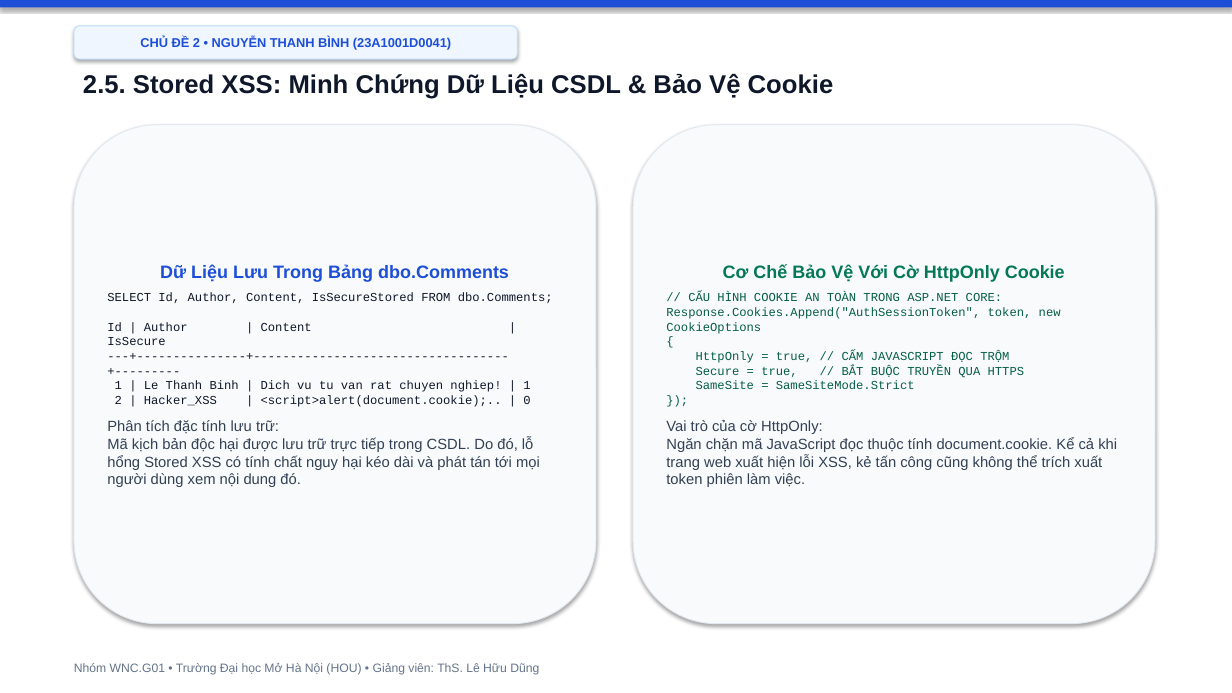
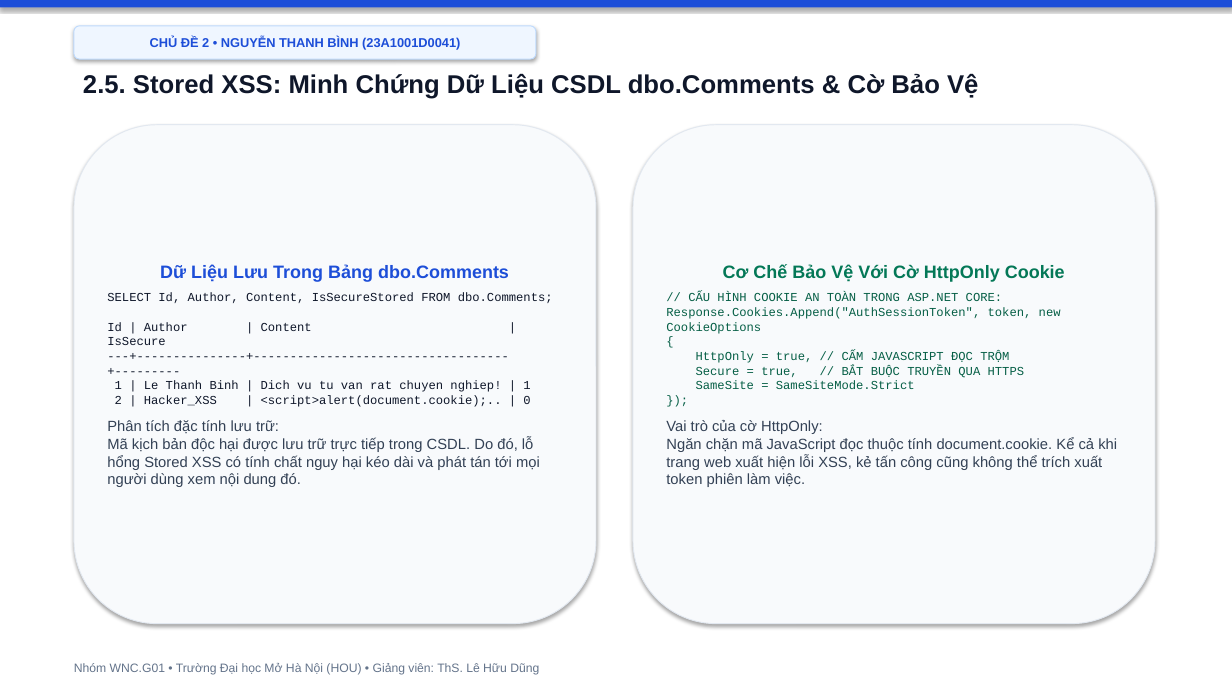
Before and after one commit to hocjsoo/OWASP_Demo, a slide deck: slide 12 of Slide_OWASP_Top3_Nhom_WNC_G01.pptx. Drawn at 1232x693 pixels with LibreOffice and Linux fonts; fonts in the diff are those of the drawing. Boxes give left, top, right and bottom in pixels: in the first picture for what was removed or moved away, otherwise in the second. Text is boxed around its words. In the diff, an @@ line names an element or a change of style, - is before the commit and + after.

```diff
--- a/Slide_OWASP_Top3_Nhom_WNC_G01.pptx
+++ b/Slide_OWASP_Top3_Nhom_WNC_G01.pptx
@@ rounded rectangle "CHỦ ĐỀ 2 • NGUYỄN ...": place and size @@
-rounded rectangle "CHỦ ĐỀ 2 • NGUYỄN ..." at [74,26,518,59]
+rounded rectangle "CHỦ ĐỀ 2 • NGUYỄN ..." at [74,26,536,59]
@@ text at [83,73,978,99]: text changed @@
-2.5. Stored XSS: Minh Chứng Dữ Liệu CSDL & Bảo Vệ Cookie
+2.5. Stored XSS: Minh Chứng Dữ Liệu CSDL dbo.Comments & Cờ Bảo Vệ
```
Also in this commit, not shown: 14 other slides changed, 4 slides added, 3 slides removed, 2 other files.
